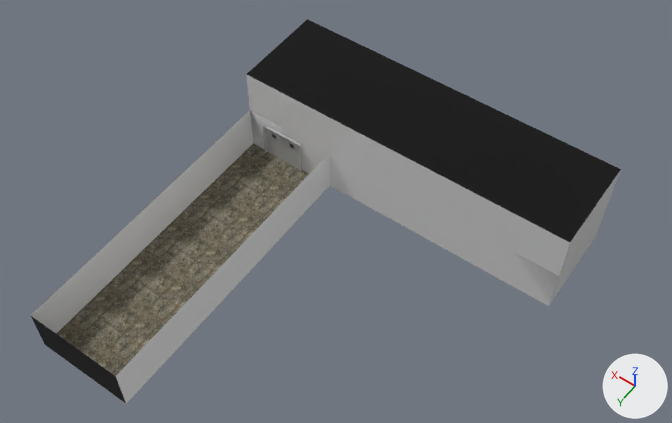
One commit to the FBX model Assets/World Models/MainHallway.fbx: the scene before it, then after it.
Both versions are drawn from a 50 mm lens placed at (-5.4, 20.7, 29.4), pointed at (6.9, 3.5, 2.4). Lighting does not change. The marker at lower right points along +X, +Y and +Z. Where no turn or scale is listed for an object, it has been applied to the vertices. Vertices at the same position are counted once.

The scene before the commit, as lines of its bpy script (objects in view):
```python
me_plane = bpy.data.meshes.new('Plane')
me_plane.from_pydata(...)  # 62 vertices, 26 faces; spans x -1.0..13.0, y -3.0..13.0, z 0.0
me_plane.materials.append(mat_material_003)  # picture img_tile32_2_png
me_plane_001 = bpy.data.meshes.new('Plane.001')
me_plane_001.from_pydata(...)  # 44 vertices, 14 faces; spans x -7.0..7.0, y -2.0..2.0, z 0.0
me_plane_001.materials.append(mat_material)  # black #000000
me_plane_023 = bpy.data.meshes.new('Plane.023')
me_plane_023.from_pydata(...)  # 149 vertices, 50 faces; spans x -11.0..3.0, y -4.0..12.0, z -1.0..3.0
# faces by material slot: [48, 2]
me_plane_023.materials.append(mat_material_001)  # white #e7e7e7
me_plane_023.materials.append(mat_material)  # black #000000
# before: 15 (-7.0, -4.0, -1.0), 18 (-9.0, -4.0, -1.0), 19 (-7.0, -4.0, 1.0), 20 (-9.0, -4.0, 1.0), 21 (-11.0, -4.0, -1.0) at pixel (596, 235)
# before: 22 (-11.0, -4.0, 1.0) at pixel (608, 203)
ob_chao = bpy.data.objects.new('Chao', me_plane)
ob_chao.location = (0.0, 0.0, 0.0)
ob_paredes = bpy.data.objects.new('Paredes', me_plane_023)
ob_paredes.location = (10.0, 1.0, 1.0)
ob_teto = bpy.data.objects.new('Teto', me_plane_001)
ob_teto.location = (6.0, -1.0, 4.0)
```
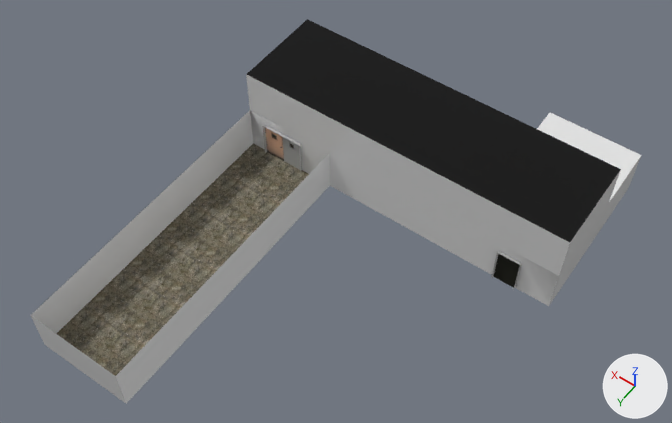
Changed parts and their boxes [x1, y1, x2, y2] in the pictures (672 x 423 px):
'Paredes', reshaped
    before: [31, 74, 620, 404]
    after: [31, 74, 641, 404]
'DoorLoad', added (black)
    after: [493, 254, 520, 288]
'ExitFrame', added
    after: [491, 251, 521, 288]
part 1 of me_plane_023, built on
    after: [537, 113, 641, 236]
part 2 of me_plane_023, recoloured (black to grey)
    both: [31, 316, 126, 403]

The change, as a diff of the scene's bpy script:
```diff
--- a/Assets/World Models/MainHallway.fbx.py
+++ b/Assets/World Models/MainHallway.fbx.py
@@ img_224192_4_png @@
+img_224192_4_png = load_image('224192_4.png', 'Ripped Textures/224192_4.png', 512, 512, 'sRGB')
@@ mat_door2 @@
+mat_door2 = principled_material('Door2')
+mat_door2.texture = img_224192_4_png  # with its transparency
+mat_door2.metallic = 1.0
+mat_door2.roughness = 0.859
@@ me_plane_023 @@
 # used by ob_paredes; location = (10.0, 1.0, 1.0)
 # verts and faces of me_plane_023; kept vertices keep their numbers, new ones are numbered from 149
-me_plane_023.from_pydata(...)  # 149 vertices, 50 faces; spans x -11.0..3.0, y -4.0..12.0, z -1.0..3.0
+me_plane_023.from_pydata(...)  # 154 vertices, 54 faces; spans x -11.0..3.0, y -7.0..12.0, z -1.0..3.0
+# me_plane_023 part 1
+delete_vertices([18])  # with the faces that use them
+for new, old in zip([*range(149, 154)], [15, *range(19, 23)]): verts[new] = verts[old] + (0.0, -3.0, 0.0)
+verts[154] = (-9.0, -7.0, -1.0)
+faces += [(149, 154, 151, 150), (151, 154, 152, 153), (15, 149, 150, 19), (20, 151, 153, 22), (19, 150, 151, 20), (21, 22, 153, 152)]
+# me_plane_023 part 2: 2 faces spanning x -1.0..3.0, y 12.0, z -1.0..1.0 switch from mat_material (black #000000) to mat_material_001 (white #e7e7e7)
@@ me_mesh_005 @@
+me_mesh_005.from_pydata(...)  # 56 vertices, 78 faces; spans x -0.49..0.49, y -0.09..0.09, z -0.82..0.82
+me_mesh_005.materials.append(mat_02___default)  # its picture is missing
@@ me_mesh_004 @@
+me_mesh_004.from_pydata(...)  # a box spanning x 0.0..0.9, y -0.04..0.0, z 0.0..1.61
+me_mesh_004.materials.append(mat_door2)  # picture img_224192_4_png
@@ ob_exitframe @@
+ob_exitframe = bpy.data.objects.new('ExitFrame', me_mesh_005)
+ob_exitframe.location = (0.88, 1.04, 0.82)
@@ ob_doorload @@
+ob_doorload = bpy.data.objects.new('DoorLoad', me_mesh_004)
+ob_doorload.location = (0.43, 1.03, 0.0)
```
